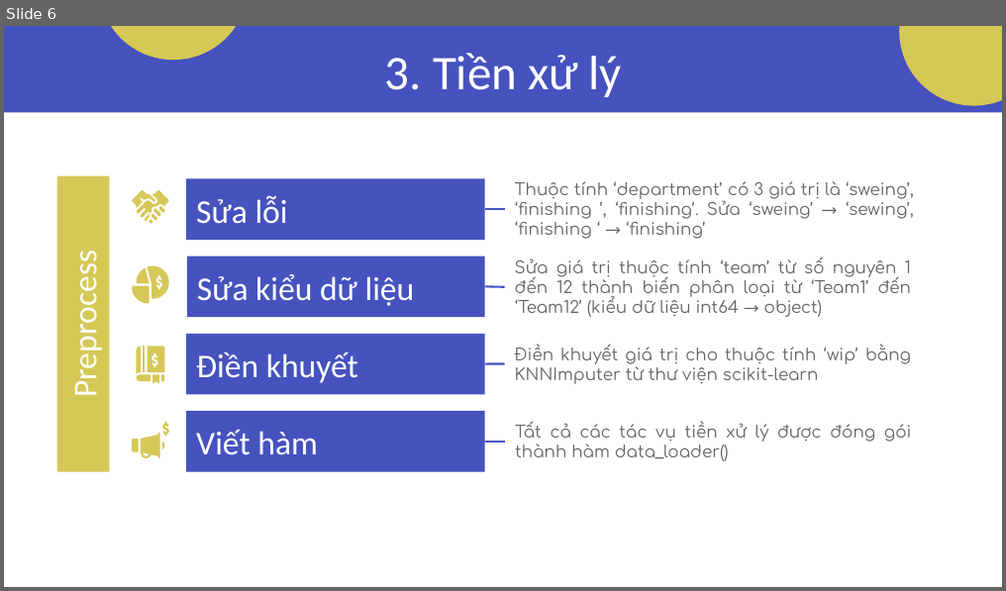
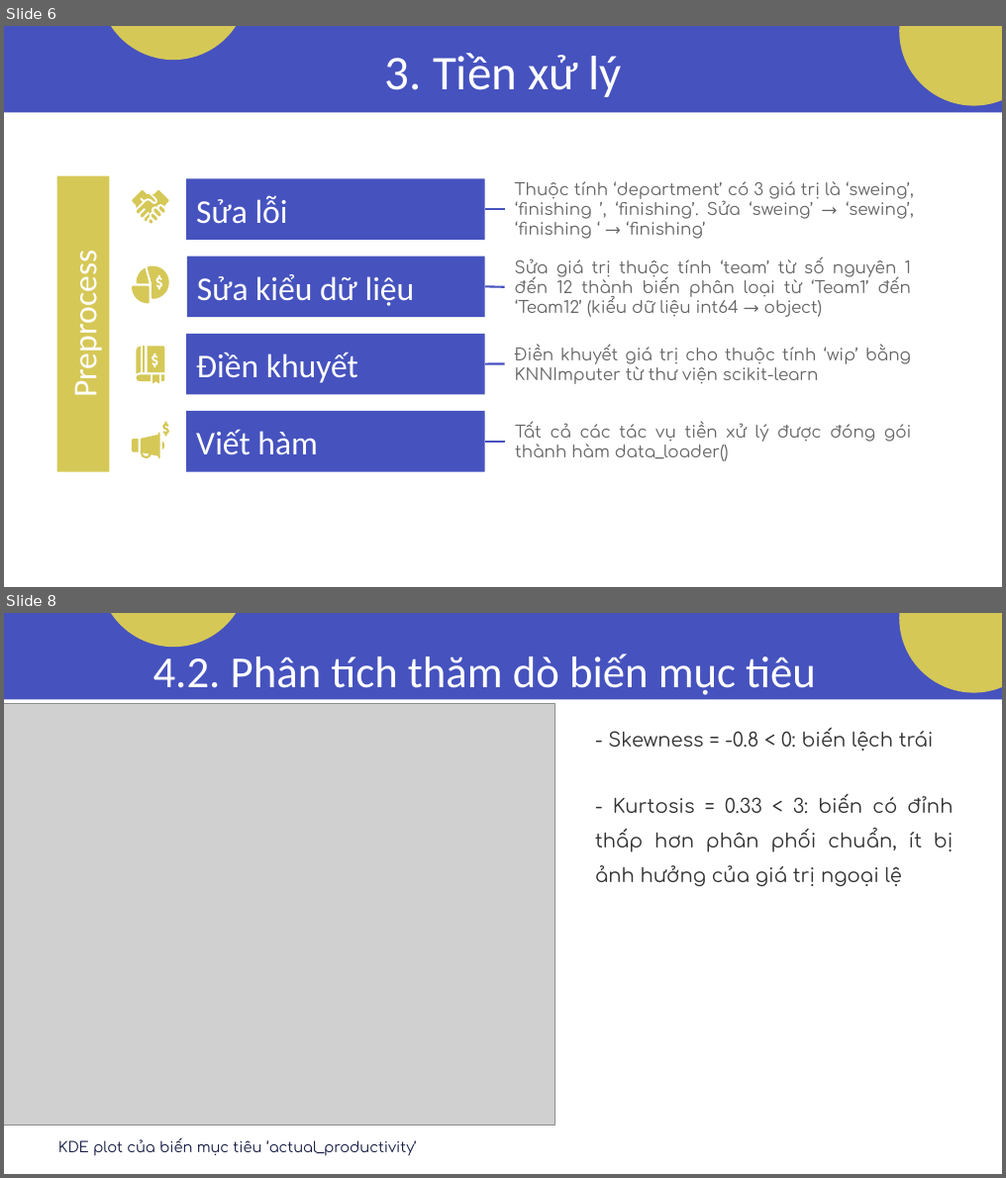
Before and after one commit to Tam1032/Garment-Employee-Productivity, a slide deck: Report/Slide.pptx. Shown one above the other, each under a label of ours: slide 6 before the commit, slides 6 and 8 after it; the slides between them are not shown. The pictures are 1006x591 and 1006x1178 pixels, drawn with LibreOffice and Linux fonts; fonts in the diff are those of the drawing; grey boxes stand for pictures. Boxes give left, top, right and bottom in pixels: in the first picture for what was removed or moved away, otherwise in the second. Text is boxed around its words. In the diff, an @@ line names an element or a change of style, - is before the commit and + after.

```diff
--- a/Report/Slide.pptx
+++ b/Report/Slide.pptx
@@ slide 8 added at [4, 613, 1002, 1174], background #FFFFFF; not listed: 3 template elements that a slide beside it also shows @@
@@ title added at [153, 654, 816, 695], 32 pt, text #FFFFFF @@
+4.2. Phân tích thăm dò biến mục tiêu
@@ picture added at [4, 704, 555, 1125] @@
@@ text added at [608, 728, 934, 751], 14 pt, text #333333 @@
+- Skewness = -0.8 < 0: biến lệch trái
@@ text added at [595, 794, 953, 887], 14 pt, text #333333 @@
+- Kurtosis = 0.33 < 3: biến có đỉnh thấp hơn phân phối chuẩn, ít bị ảnh hưởng của giá trị ngoại lệ
@@ text added at [58, 1138, 417, 1157], 10.5 pt, text #171D44 @@
+KDE plot của biến mục tiêu ‘actual_productivity’
```
Also in this commit, not shown: 8 slides changed, 1 other slide added, 4 slides removed, 1 other file.
